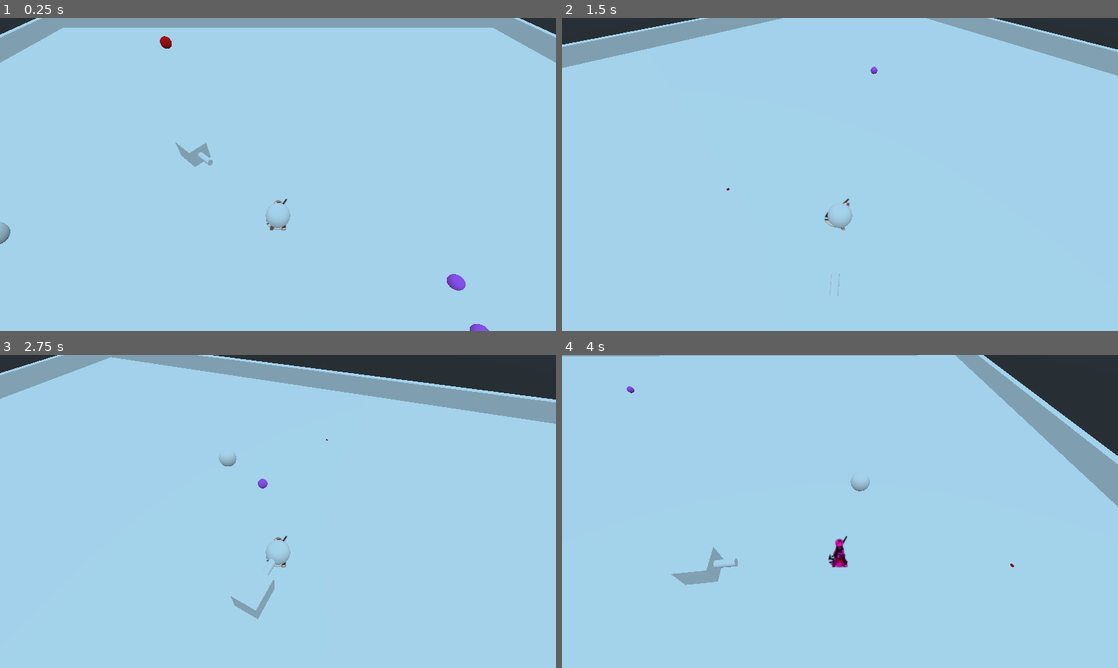
Above: before the commit, frames 1-4 (two rows, left to right).
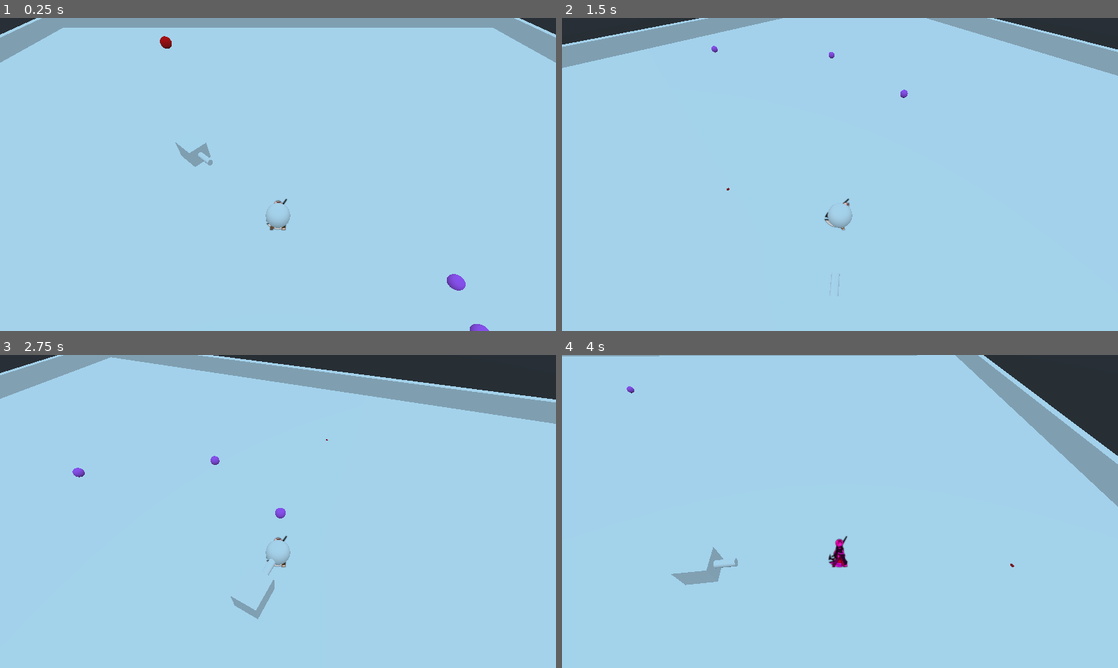
Above: after the commit, the same moments.

Repository: jeyao14/ProjectAeronautica
Game: Godot game, scene res://World/Spatial.tscn
Same seed, same stepped clock (60 frames per second), same inputs: the game is played once before the commit and once after it.
Inputs (mouse positions are in pixels of both pictures, inside the frame that each line leads up to):
- Up to frame 1 (0.25 s): no input
- Up to frame 2 (1.5 s): move the mouse to (962, 158) at 0.52 s; press the mouse at (962, 158) at 0.53 s; hold E (c_rotate_right) 0.53-1.28 s; move the mouse to (728, 190) at 1.27 s; release the mouse at (728, 190) at 1.28 s; hold S (move_back) from 1.28 s (still down); tap Shift (dodgeroll) at 1.35 s
- Up to frame 3 (2.75 s): click (166, 527) at 1.55 s; move the mouse to (333, 442) at 2.02 s; release S (move_back) at 2.03 s; press the mouse at (333, 442) at 2.03 s; hold E (c_rotate_right) from 2.03 s (still down)
- Up to frame 4 (4 s): move the mouse to (812, 574) at 2.77 s; release E (c_rotate_right) at 2.78 s; release the mouse at (812, 574) at 2.78 s; hold W (move_forward) 2.78-3.53 s; tap 1 (swap_character_1) at 2.85 s; click (812, 574) at 3.05 s; move the mouse to (1006, 558) at 3.52 s; press the mouse at (1006, 558) at 3.53 s; hold Q (c_rotate_left) from 3.53 s (still down); tap 2 (swap_character_2) at 3.6 s

The runs differ from the first frame. In frame 1, 0.1% of the frame differs, in the area x 0-2%, y 65-73%; in frame 2, less than 0.1%; in frame 3, 0.2%, in the area x 13-52%, y 31-53%; in frame 4, less than 0.1%.

Commit message:
implemented dex calculations

Diff:
--- a/src/Characters/Player.gd
+++ b/src/Characters/Player.gd
@@ -3,6 +3,7 @@
 
 export var gravity = -10
 export var speed = 10
+#ALL STATS ARE CAPPED AT 100
 export var hp = 100
 export var att = 10
 export var def = 10
--- a/src/Characters/Shared/BulletSpawner.gd
+++ b/src/Characters/Shared/BulletSpawner.gd
@@ -3,8 +3,9 @@
 
 export var bullet_path = "res://Characters/TestCharacter/TestProjectile.tscn"
 export(int) var burst_count = 0
+export(int) var ammocount =  0
 var burst_timer = .1 setget set_burst_timer
-var cooldown = .5 setget set_cooldown
+var cooldown = 1 setget set_cooldown
 
 onready var BULLET_GROUP = $BulletGroup
 onready var COOLDOWN = $CooldownTimer
@@ -14,10 +15,13 @@
 var shoot = false
 var is_firing = false
 
+signal update_ammo;
+
 # Called when the node enters the scene tree for the first time.
 func _ready():
 	BULLET = load(bullet_path)
 	COOLDOWN.wait_time = cooldown
+	print("spawner cooldown: ", cooldown)
 	BURST_TIMER.wait_time = burst_timer
 	pass # Replace with function body.
 
@@ -26,6 +30,8 @@
 		fire()
 	pass
 
+func setShotCooldown():
+	pass
 
 func fire():
 	if not is_firing:
@@ -59,6 +65,7 @@
 	BULLET_GROUP.add_child(instance)
 	instance.translation = self.global_transform.origin
 	mouse_direction = Vector3.ZERO
+	ammocount -= 1;
 
 func set_burst_timer(value):
 	burst_timer = value
--- a/src/Characters/TestCharacter/TestCharacter.gd
+++ b/src/Characters/TestCharacter/TestCharacter.gd
@@ -4,26 +4,30 @@
 onready var SHOOTTIMER = $ShootTimer
 var ammocount = magsize
 
+
 func _ready():
 #	$Projectile.connect("test_signal", self, "test_signal_receive")
 	print("Ammo: ", ammocount, "/", magsize)
+#	don't let this stat go beyond 100
+	SPAWNER.cooldown = 1.2 + -(dex/100.0)
+#	print("cooldown = ", SPAWNER.cooldown)
+	SPAWNER.ammocount = ammocount;
 	pass # Replace with function body.
 
 func _physics_process(delta):
 	set_animation()
 	set_facing()
-
+	GetSpawnerAmmoInfo()
 
 func use_attack():
 	if(ammocount > 0):
 		SPAWNER.mouse_direction = mouse_direction
 		var fireSuccess = SPAWNER.fire()
-		if(fireSuccess):
-			ammocount -= 1;
-			print("Ammo: ", ammocount, "/", magsize)
+	print("Ammo: ", ammocount, "/", magsize)
 
 func reload():
 	ammocount = magsize;
+	SPAWNER.ammocount = ammocount;
 	print("Ammo: ", ammocount, "/", magsize)
 	SPAWNER.mouse_direction = mouse_direction
 	SPAWNER.shoot = true
@@ -44,5 +48,8 @@
 	hurt_player()
 	pass # Replace with function body.
 
+func GetSpawnerAmmoInfo():
+	ammocount = SPAWNER.ammocount
+
 func test_signal_receive():
 	print("SIGNAL")
--- a/src/Characters/TestCharacter/TestCharacter.tscn
+++ b/src/Characters/TestCharacter/TestCharacter.tscn
@@ -71,6 +71,7 @@
 collision_layer = 2
 collision/safe_margin = 1.0
 script = ExtResource( 2 )
+dex = 100
 
 [node name="CollisionShape" type="CollisionShape" parent="."]
 transform = Transform( 1, 0, 0, 0, -4.37114e-08, -1, 0, 1, -4.37114e-08, 0, -0.047211, 0 )
--- a/src/World/Spatial.tscn
+++ b/src/World/Spatial.tscn
@@ -1,9 +1,8 @@
-[gd_scene load_steps=9 format=2]
+[gd_scene load_steps=8 format=2]
 
 [ext_resource path="res://Characters/Shared/CharacterHandler.tscn" type="PackedScene" id=1]
 [ext_resource path="res://Enemies/TestEnemy/TestEnemy.tscn" type="PackedScene" id=2]
 [ext_resource path="res://Characters/TestCharacter/TestProjectile.tscn" type="PackedScene" id=3]
-[ext_resource path="res://Characters/Shared/BulletSpawner.tscn" type="PackedScene" id=4]
 [ext_resource path="res://Characters/TestCharacter/TemplateTurret.tscn" type="PackedScene" id=5]
 
 [sub_resource type="CubeMesh" id=3]
@@ -91,9 +90,6 @@
 [node name="Projectile2" parent="." instance=ExtResource( 3 )]
 transform = Transform( 1, 0, 0, 0, 1, 0, 0, 0, 1, 12, 0.817, 20.4083 )
 
-[node name="Spawner" parent="." instance=ExtResource( 4 )]
-transform = Transform( 1, 0, 0, 0, 1, 0, 0, 0, 1, -21.9954, 1.01308, 1.72486 )
-
 [node name="KinematicBody2" parent="." instance=ExtResource( 5 )]
 transform = Transform( 1, 0, 0, 0, 1, 0, 0, 0, 1.23049, -8.78869, 0.901168, -7.72448 )
 
